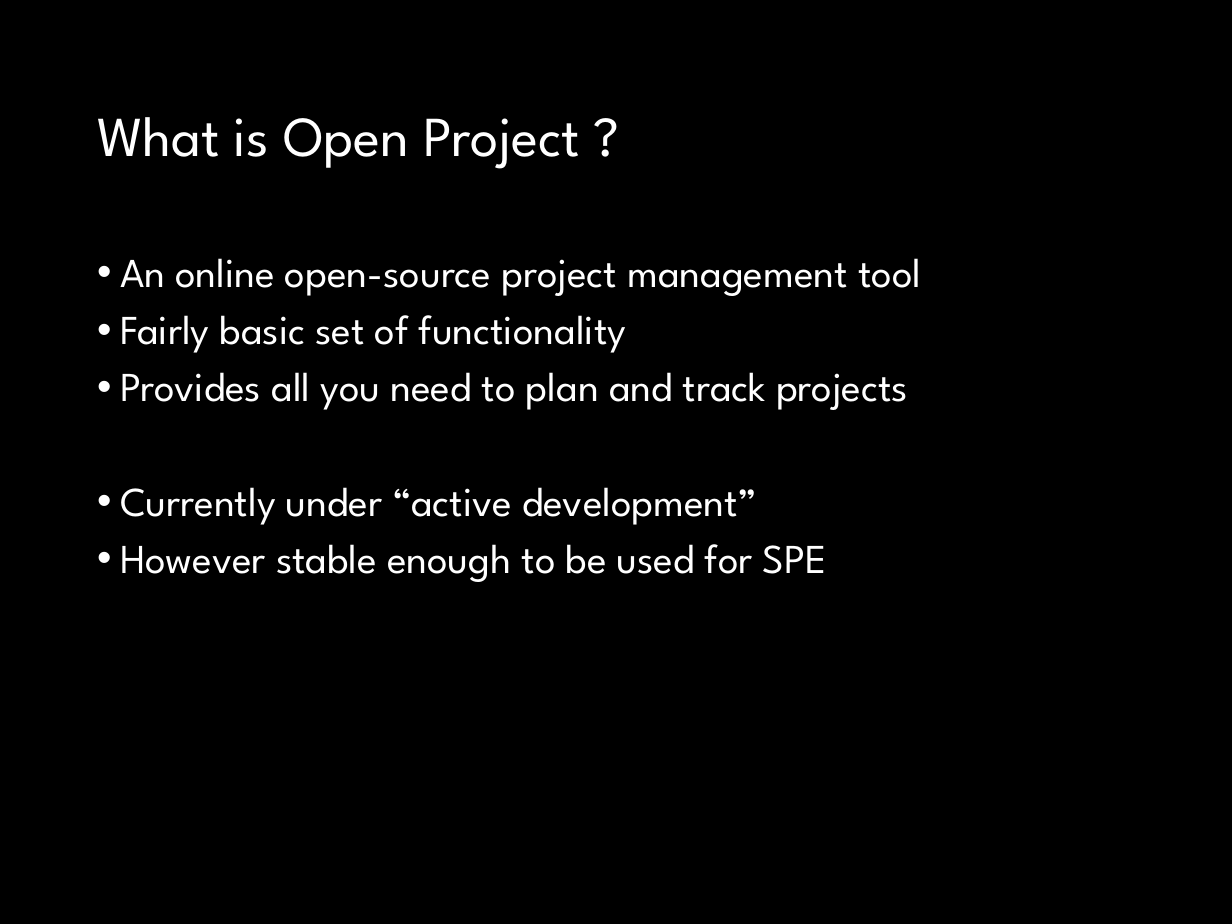
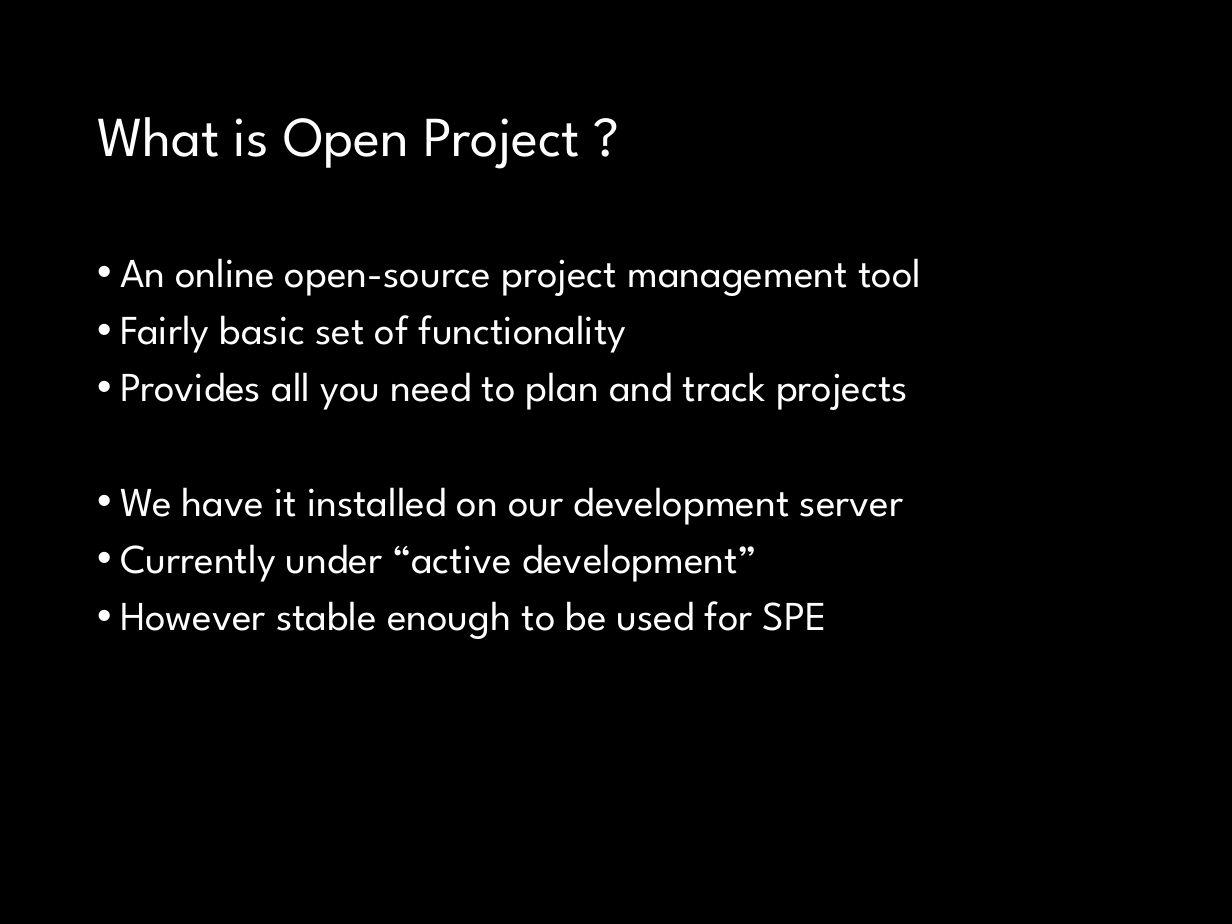
Before and after one commit to fossabot/SPE2018, a slide deck: slide 2 of Lecture Slides/02 Open Project.pptx. Drawn at 1232x924 pixels with LibreOffice and Linux fonts; fonts in the diff are those of the drawing. Boxes give left, top, right and bottom in pixels: in the first picture for what was removed or moved away, otherwise in the second. Text is boxed around its words. In the diff, an @@ line names an element or a change of style, - is before the commit and + after.

Commit message:
Updated 02 Open Project

```diff
--- a/Lecture Slides/02 Open Project.pptx
+++ b/Lecture Slides/02 Open Project.pptx
@@ text at <box>120,487,904,525</box>: paragraph added @@
+• We have it installed on our development server
```
Also in this commit, not shown: 9 other slides changed, 3 slides added, 1 slide removed.
